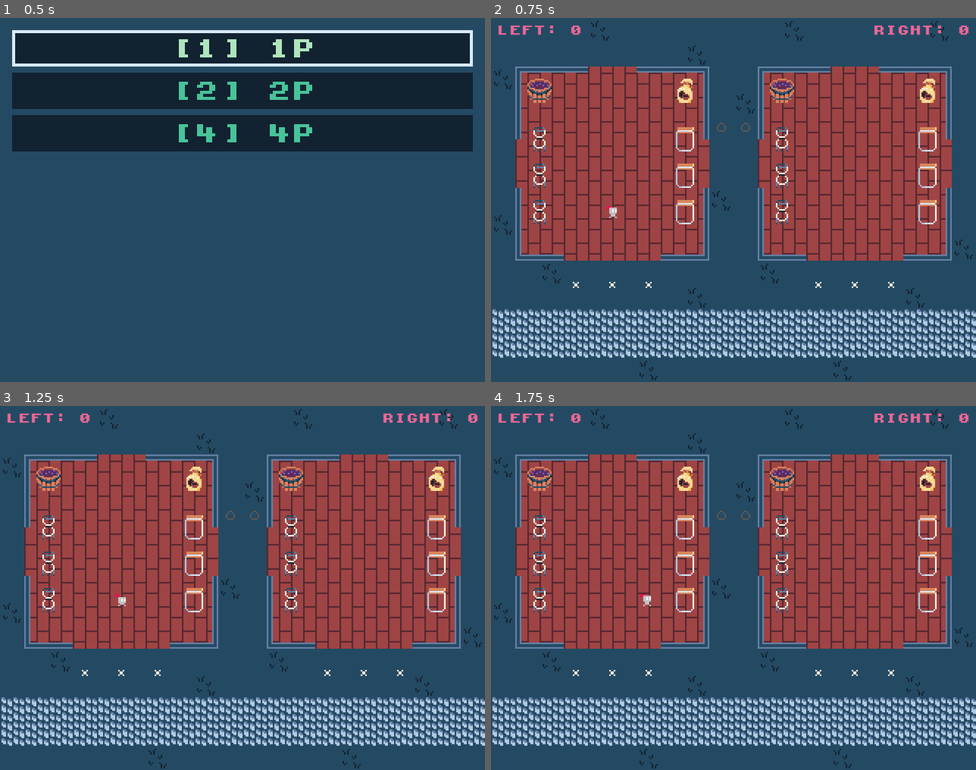
Above: before the commit, frames 1-4 (two rows, left to right).
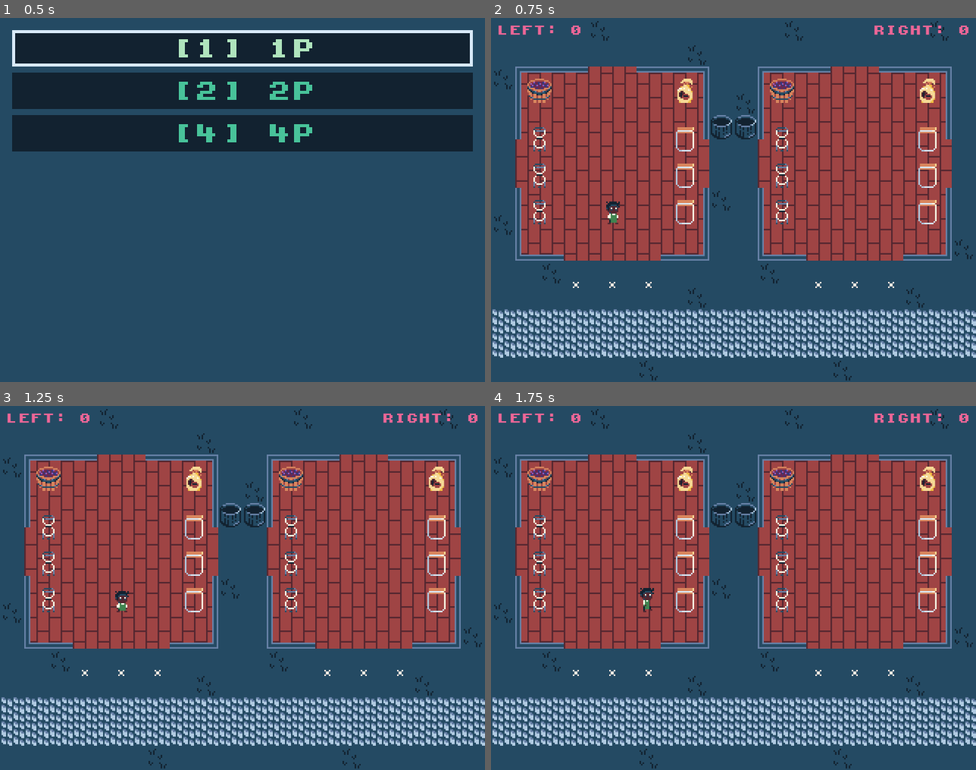
Above: after the commit, the same moments.

Repository: nikolawhallon/over-brewed
Game: Godot game, scene res://scenes/app.tscn
The game is run twice, just before and just after one commit, with the same random seed, the same clock (stepped at 60 frames per second) and the same inputs.
Inputs (mouse positions are in pixels of both pictures, inside the frame that each line leads up to):
- Up to frame 1 (0.5 s): no input
- Up to frame 2 (0.75 s): click "[1] 1P" at 0.5 s
- Up to frame 3 (1.25 s): no input
- Up to frame 4 (1.75 s): tap Enter at 1.25 s; move the mouse to (840, 569) at 1.27 s; hold Right from 1.28 s (still down); tap 4 (four_player) at 1.35 s; click (840, 569) at 1.42 s

Frame 1 is identical in both runs. In frame 2, 0.5% of the frame differs, in the area x 23-55%, y 26-57%; in frame 3, 0.5%; in frame 4, 0.5%.

Commit message:
updated a bunch of assets including different player skins

Diff:
--- /dev/null
+++ b/resources/barista.gdshader
@@ -0,0 +1,31 @@
+shader_type canvas_item;
+
+uniform vec4 apron_color : source_color = vec4(0.251, 0.518, 0.314, 1.0); // #408450 default
+uniform vec4 hair_color : source_color = vec4(0.071, 0.133, 0.188, 1.0); // #122230 default
+uniform vec4 skin_color : source_color = vec4(0.851, 0.525, 0.365, 1.0); // #d9865d default
+uniform vec4 skin_shadow_color : source_color = vec4(0.624, 0.267, 0.267, 1.0); // #9f4444 default
+
+void fragment() {
+	vec4 tex_color = texture(TEXTURE, UV);
+	float tolerance = 0.01;
+
+	// Apron color swap (#408450)
+	if (distance(tex_color.rgb, vec3(0.251, 0.518, 0.314)) < tolerance) {
+		COLOR = vec4(apron_color.rgb, tex_color.a);
+	}
+	// Hair color swap (#122230)
+	else if (distance(tex_color.rgb, vec3(0.071, 0.133, 0.188)) < tolerance) {
+		COLOR = vec4(hair_color.rgb, tex_color.a);
+	}
+	// Skin color swap (#d9865d)
+	else if (distance(tex_color.rgb, vec3(0.851, 0.525, 0.365)) < tolerance) {
+		COLOR = vec4(skin_color.rgb, tex_color.a);
+	}
+	// Skin shadow color swap (#9f4444)
+	else if (distance(tex_color.rgb, vec3(0.624, 0.267, 0.267)) < tolerance) {
+		COLOR = vec4(skin_shadow_color.rgb, tex_color.a);
+	}
+	else {
+		COLOR = tex_color;
+	}
+}
--- a/scenes/arena.gd
+++ b/scenes/arena.gd
@@ -20,17 +20,22 @@
 	if state == State.STARTING:
 		state = State.PLAYING
 		if multiplayer.is_server():
+			var skin_types = [1, 2, 3, 4]
+			skin_types.shuffle()
+
 			for peer in NodeUtils.get_first_ancestor_in_group_for_node(self, "App").get_peer_ids_for_match(match_id):
 				if DisplayServer.get_name() == "headless" and peer == 1:
 					continue
 				var num_baristas = len(NodeUtils.get_nodes_in_group_for_node(self, "Barista"))
+				var skin_type = skin_types[num_baristas % len(skin_types)]
+
 				if num_baristas % 2 == 0:
 					var barista = load("res://scenes/barista.tscn").instantiate()
-					barista.init(peer, "left", $LeftCafe.position + Vector2(0, - num_baristas / 2 * 16))
+					barista.init(peer, "left", $LeftCafe.position + Vector2(0, - num_baristas / 2 * 16), skin_type)
 					$Replicated.add_child(barista, true)
 				else:
 					var barista = load("res://scenes/barista.tscn").instantiate()
-					barista.init(peer, "right", $RightCafe.position + Vector2(0, - num_baristas / 2 * 16))
+					barista.init(peer, "right", $RightCafe.position + Vector2(0, - num_baristas / 2 * 16), skin_type)
 					$Replicated.add_child(barista, true)
 
 	if Input.is_action_just_pressed("leave"):
--- a/scenes/barista.gd
+++ b/scenes/barista.gd
@@ -7,16 +7,38 @@
 @export var direction = Vector2.ZERO
 @export var cafe = ""
 @export var holding = ""
+@export var skin_type = 1
 var facing = null
 var mouse_target = null
 
-func init(initial_peer_id, initial_cafe, initial_global_position):
+func init(initial_peer_id, initial_cafe, initial_global_position, initial_skin_type):
 	peer_id = initial_peer_id
 	cafe = initial_cafe
 	global_position = initial_global_position
+	skin_type = initial_skin_type
 
 func _ready():
 	$AnimatedSprite2D.play("idle")
+	$Waste.play("default")
+
+	if $AnimatedSprite2D.material:
+		# Set apron color based on cafe
+		if cafe == "right":
+			$AnimatedSprite2D.material.set_shader_parameter("apron_color", Color("#333a7f"))
+
+		match skin_type:
+			1:
+				pass
+			2:
+				$AnimatedSprite2D.material.set_shader_parameter("hair_color", Color("#122230"))
+				$AnimatedSprite2D.material.set_shader_parameter("skin_color", Color("#542730"))
+				$AnimatedSprite2D.material.set_shader_parameter("skin_shadow_color", Color("#244a63"))
+			3:
+				$AnimatedSprite2D.material.set_shader_parameter("hair_color", Color("#f6d995"))
+			4:
+				$AnimatedSprite2D.material.set_shader_parameter("hair_color", Color("#bb3c63"))
+				$AnimatedSprite2D.material.set_shader_parameter("skin_color", Color("#f9b9d8"))
+				$AnimatedSprite2D.material.set_shader_parameter("skin_shadow_color", Color("#ed6697"))
 
 	if not multiplayer.is_server():
 		return
@@ -40,14 +62,12 @@
 		$Waste.visible = false
 		$Grapes.visible = false
 		$Wine.visible = false
-		$Newspaper.visible = false
 	elif holding == "coffee":
 		$Beans.visible = false
 		$Coffee.visible = true
 		$Waste.visible = false
 		$Grapes.visible = false
 		$Wine.visible = false
-		$Newspaper.visible = false
 	elif holding == "waste":
 		$Beans.visible = false
 		$Coffee.visible = false
@@ -55,36 +75,28 @@
 		$Grapes.visible = false
 		$Wine.visible = false
 		$Newspaper.visible = false
-	elif holding == "newspaper":
-		$Beans.visible = false
-		$Coffee.visible = false
-		$Waste.visible = false
-		$Grapes.visible = false
-		$Wine.visible = false
-		$Newspaper.visible = true
 	elif holding == "grapes":
 		$Beans.visible = false
 		$Coffee.visible = false
 		$Waste.visible = false
 		$Grapes.visible = true
 		$Wine.visible = false
-		$Newspaper.visible = false
 	elif holding == "wine":
 		$Beans.visible = false
 		$Coffee.visible = false
 		$Waste.visible = false
 		$Grapes.visible = false
 		$Wine.visible = true
-		$Newspaper.visible = false
 	else:
 		$Beans.visible = false
 		$Coffee.visible = false
 		$Waste.visible = false
 		$Grapes.visible = false
 		$Wine.visible = false
-		$Newspaper.visible = false
 
-	if direction != Vector2.ZERO:
+	if holding == "newspaper":
+		$AnimatedSprite2D.play("swat")
+	elif direction != Vector2.ZERO:
 		$AnimatedSprite2D.play("move")
 	else:
 		$AnimatedSprite2D.play("idle")
--- a/scenes/barista.tscn
+++ b/scenes/barista.tscn
@@ -4,13 +4,42 @@
 [ext_resource type="Script" uid="uid://y0i2wrm80j8b" path="res://scenes/barista.gd" id="1_xwpi6"]
 [ext_resource type="Texture2D" uid="uid://b5pplpf63ns2u" path="res://assets/barista/barista-idle-2.png" id="2_5fsgc"]
 [ext_resource type="Texture2D" uid="uid://dfydvebyhpo1u" path="res://assets/coffee/bean-icon.png" id="2_17x05"]
-[ext_resource type="Texture2D" uid="uid://co3xd5ifry28q" path="res://assets/beans.png" id="2_b8crr"]
 [ext_resource type="Texture2D" uid="uid://byrklh68rp7t3" path="res://assets/coffee/coffee.png" id="3_m532l"]
 [ext_resource type="Texture2D" uid="uid://bnwxe38ecmilq" path="res://assets/barista/barista-move-1.png" id="3_swm0g"]
-[ext_resource type="Texture2D" uid="uid://b6huvhb47w77d" path="res://assets/waste.png" id="4_17x05"]
+[ext_resource type="Texture2D" uid="uid://cp0hlk1y1p0y4" path="res://assets/waste/waste-1.png" id="4_jjuv8"]
 [ext_resource type="Texture2D" uid="uid://bcyfapbqex538" path="res://assets/barista/barista-move-2.png" id="4_k2txo"]
+[ext_resource type="Texture2D" uid="uid://bq4vw2xvlrvbq" path="res://assets/waste/waste-2.png" id="5_igatw"]
 [ext_resource type="Texture2D" uid="uid://b61dvysd65q33" path="res://assets/wine/wine.png" id="6_m532l"]
+[ext_resource type="Texture2D" uid="uid://dmyl7412u34lq" path="res://assets/wine/grapes.png" id="6_oxob3"]
 [ext_resource type="PackedScene" uid="uid://crfcwsne50c0c" path="res://scenes/helpers/match_visibility.tscn" id="6_swm0g"]
+[ext_resource type="Shader" uid="uid://vt1pivw4i50f" path="res://resources/barista.gdshader" id="8_oqf8k"]
+[ext_resource type="Texture2D" uid="uid://bvmxmeqve2wgj" path="res://assets/barista/barista-move-3.png" id="12_h6nyy"]
+[ext_resource type="Texture2D" uid="uid://bs8re8ox85iw8" path="res://assets/barista/barista-move-4.png" id="13_oqf8k"]
+[ext_resource type="Texture2D" uid="uid://cdi8skgwd0q6h" path="res://assets/barista/barista-swat-1.png" id="14_2j2w1"]
+[ext_resource type="Texture2D" uid="uid://dtg4577gkyarc" path="res://assets/barista/barista-swat-2.png" id="15_g41b4"]
+[ext_resource type="Texture2D" uid="uid://ckqyolnqg85it" path="res://assets/barista/barista-swat-3.png" id="16_0o0i6"]
+[ext_resource type="Texture2D" uid="uid://baj2bst0kkksv" path="res://assets/barista/barista-swat-4.png" id="17_kcsc1"]
+
+[sub_resource type="SpriteFrames" id="SpriteFrames_eenkl"]
+animations = [{
+"frames": [{
+"duration": 1.0,
+"texture": ExtResource("4_jjuv8")
+}, {
+"duration": 1.0,
+"texture": ExtResource("5_igatw")
+}],
+"loop": true,
+"name": &"default",
+"speed": 5.0
+}]
+
+[sub_resource type="ShaderMaterial" id="ShaderMaterial_2j2w1"]
+shader = ExtResource("8_oqf8k")
+shader_parameter/apron_color = Color(0.251, 0.518, 0.314, 1)
+shader_parameter/hair_color = Color(0.071, 0.133, 0.188, 1)
+shader_parameter/skin_color = Color(0.851, 0.525, 0.365, 1)
+shader_parameter/skin_shadow_color = Color(0.624, 0.267, 0.267, 1)
 
 [sub_resource type="SpriteFrames" id="SpriteFrames_mvyd6"]
 animations = [{
@@ -31,14 +60,37 @@
 }, {
 "duration": 1.0,
 "texture": ExtResource("4_k2txo")
+}, {
+"duration": 1.0,
+"texture": ExtResource("12_h6nyy")
+}, {
+"duration": 1.0,
+"texture": ExtResource("13_oqf8k")
 }],
 "loop": true,
 "name": &"move",
 "speed": 10.0
+}, {
+"frames": [{
+"duration": 1.0,
+"texture": ExtResource("14_2j2w1")
+}, {
+"duration": 1.0,
+"texture": ExtResource("15_g41b4")
+}, {
+"duration": 1.0,
+"texture": ExtResource("16_0o0i6")
+}, {
+"duration": 1.0,
+"texture": ExtResource("17_kcsc1")
+}],
+"loop": true,
+"name": &"swat",
+"speed": 10.0
 }]
 
 [sub_resource type="RectangleShape2D" id="RectangleShape2D_14u3r"]
-size = Vector2(7, 7)
+size = Vector2(7, 15)
 
 [sub_resource type="SceneReplicationConfig" id="SceneReplicationConfig_5fsgc"]
 properties/0/path = NodePath(".:position")
@@ -62,37 +114,33 @@
 
 [node name="Beans" type="Sprite2D" parent="." unique_id=755426137]
 visible = false
-position = Vector2(4, -4)
+position = Vector2(8, -4)
 texture = ExtResource("2_17x05")
 
 [node name="Coffee" type="Sprite2D" parent="." unique_id=371870849]
 visible = false
-position = Vector2(4, -4)
+position = Vector2(8, -4)
 texture = ExtResource("3_m532l")
 
-[node name="Waste" type="Sprite2D" parent="." unique_id=729843024]
+[node name="Waste" type="AnimatedSprite2D" parent="." unique_id=212062516]
 visible = false
-position = Vector2(4, -4)
-texture = ExtResource("4_17x05")
+position = Vector2(8, -4)
+sprite_frames = SubResource("SpriteFrames_eenkl")
 
 [node name="Grapes" type="Sprite2D" parent="." unique_id=1225598928]
 visible = false
-position = Vector2(4, -4)
-texture = ExtResource("2_b8crr")
+position = Vector2(8, -4)
+texture = ExtResource("6_oxob3")
 
 [node name="Wine" type="Sprite2D" parent="." unique_id=1167275916]
 visible = false
-position = Vector2(4, -4)
+position = Vector2(8, -4)
 texture = ExtResource("6_m532l")
 
-[node name="Newspaper" type="Sprite2D" parent="." unique_id=170513733]
-visible = false
-position = Vector2(4, -4)
-texture = ExtResource("2_b8crr")
-
 [node name="AnimatedSprite2D" type="AnimatedSprite2D" parent="." unique_id=240989202]
+material = SubResource("ShaderMaterial_2j2w1")
 sprite_frames = SubResource("SpriteFrames_mvyd6")
-animation = &"move"
+animation = &"swat"
 
 [node name="CollisionShape2D" type="CollisionShape2D" parent="." unique_id=357245551]
 shape = SubResource("RectangleShape2D_14u3r")
--- a/scenes/customer.tscn
+++ b/scenes/customer.tscn
@@ -65,12 +65,12 @@
 
 [node name="Coffee" type="Sprite2D" parent="." unique_id=354224651]
 visible = false
-position = Vector2(-4, -4)
+position = Vector2(-8, -4)
 texture = ExtResource("2_pk6lr")
 
 [node name="Wine" type="Sprite2D" parent="." unique_id=1591792866]
 visible = false
-position = Vector2(-4, -4)
+position = Vector2(-8, -4)
 texture = ExtResource("3_pk6lr")
 
 [node name="AnimatedSprite2D" type="AnimatedSprite2D" parent="." unique_id=65188880]
Binary file changed: assets/barista/barista-idle-1.png
Binary file changed: assets/barista/barista-idle-2.png
Binary file changed: assets/barista/barista-move-1.png
Binary file changed: assets/barista/barista-move-2.png
Binary file added: assets/barista/barista-move-3.png
Not shown, added: assets/barista/barista-move-3.png.import
Binary file added: assets/barista/barista-move-4.png
Not shown, added: assets/barista/barista-move-4.png.import
Binary file added: assets/barista/barista-swat-1.png
Not shown, added: assets/barista/barista-swat-1.png.import
Binary file added: assets/barista/barista-swat-2.png
Not shown, added: assets/barista/barista-swat-2.png.import
(and 14 more such lines)
